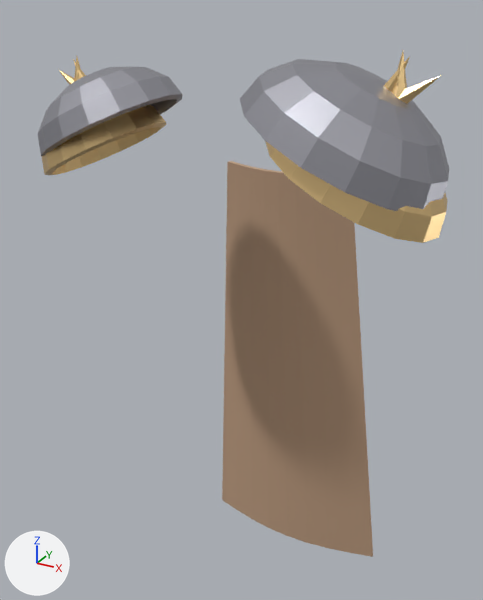
Renders of the glTF model hollowmere/Assets/Resources/Models/ironclad_chest_2.glb from each side of a commit.
Before and after are seen from a camera (50 mm lens) standing at (0.557, -0.796, 1.682) and looking at (0.009, 0.2, 1.183). Lighting does not change. The marker at lower left points along +X, +Y and +Z. The picture after the commit comes second. Where no turn or scale is listed for an object, it has been applied to the vertices. Vertices at exactly the same position are counted once.

Objects in the first picture: 'ironclad_chest_2'.
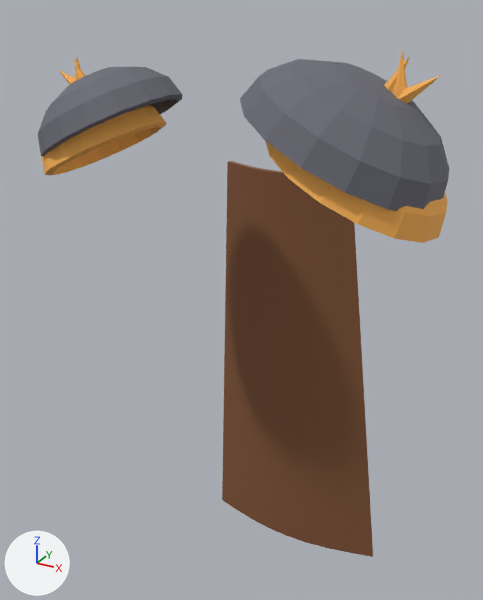
Changed parts and their boxes [x1, y1, x2, y2] in the pictures (483 x 600 px):
'ironclad_chest_2', recoloured, surface changed (darker): [38, 52, 449, 557] in both
part 1 of me_p, recoloured (darker): [38, 59, 449, 211] in both
part 2 of me_p, recoloured: [42, 52, 447, 243] in both
part 3 of me_p, recoloured (beige to brown): [222, 161, 373, 557] in both

Edits to the bpy script that builds the scene:
```text
Add img_ironclad_chest_2_palette:
    img_ironclad_chest_2_palette = load_image('ironclad_chest_2_palette', '_unpacked/ironclad_chest_2_palette', 256, 256, 'sRGB')
Add mat_ironclad_chest_2_mat:
    mat_ironclad_chest_2_mat = principled_material('ironclad_chest_2_mat')
    mat_ironclad_chest_2_mat.texture = img_ironclad_chest_2_palette
    mat_ironclad_chest_2_mat.roughness = 0.8
Change me_p:
    where me_p.from_pydata(...)  # 760 vertices, 1452 faces; spans x -0.312..0.406, y -0.158..0.46, z 0.45..1.639
    used by ob_ironclad_chest_2; location = (0.0, 0.0, 0.0)
    me_p part 1: all 512 faces that had it switch from mat_main (grey #acacb5) to mat_ironclad_chest_2_mat (picture img_ironclad_chest_2_palette)
    me_p part 2: all 548 faces that had it switch from mat_trim (beige #ffdc9e) to mat_ironclad_chest_2_mat (picture img_ironclad_chest_2_palette)
    me_p part 3: all 392 faces that had it switch from mat_cloth (beige #bf9e81) to mat_ironclad_chest_2_mat (picture img_ironclad_chest_2_palette)
    me_p part 4: texture (UV) coordinates changed
```
